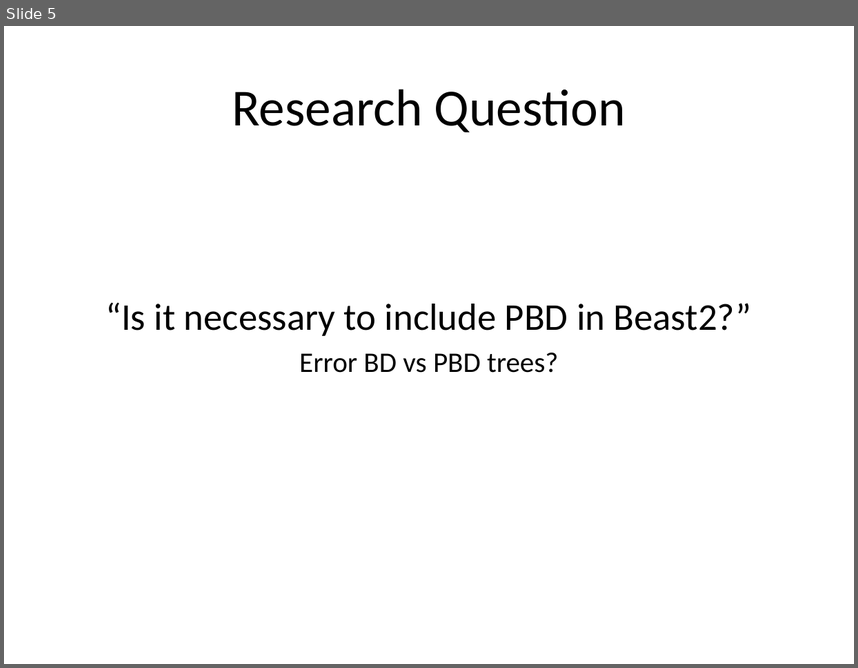
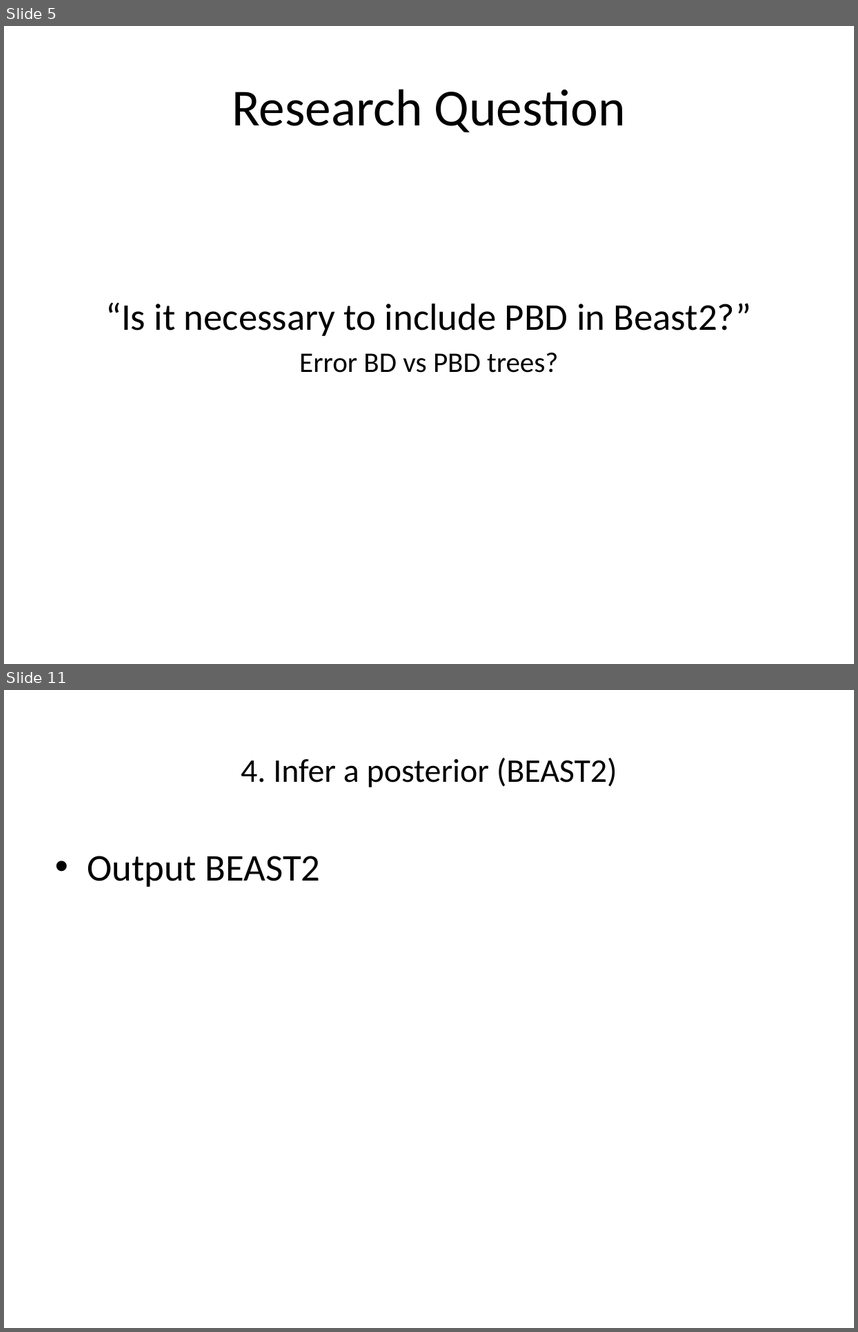
Before and after one commit to richelbilderbeek/Cer2016, a slide deck: doc/Cer2016_Femke Thon & Jolien Gay_V1.0.pptx. Shown one above the other, each under a label of ours: slide 5 before the commit, slides 5 and 11 after it; the slides between them are not shown. The pictures are 858x668 and 858x1332 pixels, drawn with LibreOffice and Linux fonts; fonts in the diff are those of the drawing. Boxes give left, top, right and bottom in pixels: in the first picture for what was removed or moved away, otherwise in the second. Text is boxed around its words. In the diff, an @@ line names an element or a change of style, - is before the commit and + after.

```diff
--- a/doc/Cer2016_Femke Thon & Jolien Gay_V1.0.pptx
+++ b/doc/Cer2016_Femke Thon & Jolien Gay_V1.0.pptx
@@ slide 11 added at bbox=[4, 690, 854, 1328], background #FFFFFF @@
@@ title added at bbox=[241, 758, 617, 787], 28 pt, text #000000 @@
+  4. Infer a posterior (BEAST2)
@@ text added at bbox=[87, 856, 321, 887], 32 pt, text #000000 @@
+• Output BEAST2
```
Also in this commit, not shown: 4 slides changed, 4 other slides added, 1 slide removed, 1 other file.
